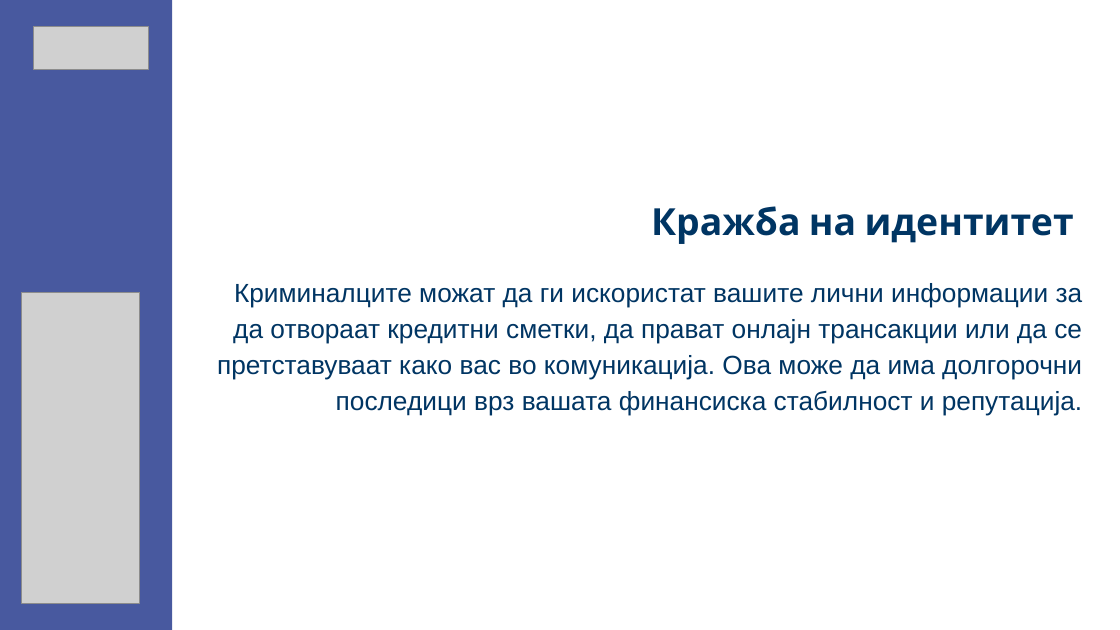
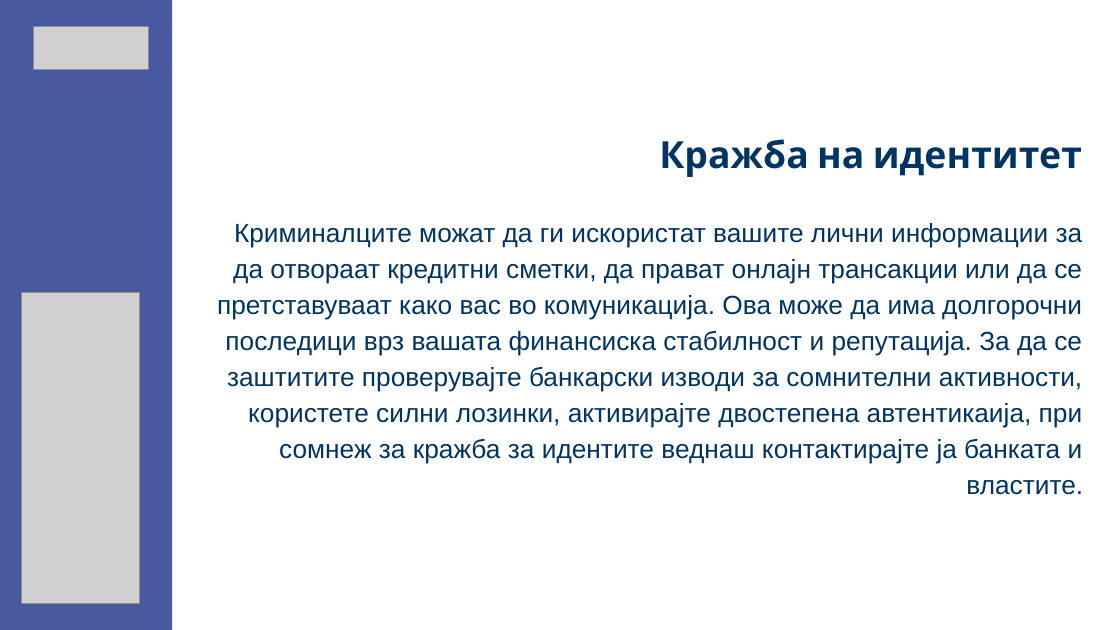
Before and after one commit to Berat02xz/FINKI-Academic-Journey, a slide deck: slide 13 of TP - Team Project/MKSafeNet Presentations/MKSafeNet_YoungAdultsPresentation.pptx (slide 11 before the commit). Drawn at 1120x630 pixels with LibreOffice and Linux fonts; fonts in the diff are those of the drawing; grey boxes stand for pictures. Boxes give left, top, right and bottom in pixels: in the first picture for what was removed or moved away, otherwise in the second. Text is boxed around its words. In the diff, an @@ line names an element or a change of style, - is before the commit and + after.

```diff
--- a/TP - Team Project/MKSafeNet Presentations/MKSafeNet_YoungAdultsPresentation.pptx
+++ b/TP - Team Project/MKSafeNet Presentations/MKSafeNet_YoungAdultsPresentation.pptx
@@ title "Кражба на идентитет": place and size @@
-title "Кражба на идентитет" at <box>651,206,1074,244</box>
+title "Кражба на идентитет" at <box>659,139,1082,177</box>
@@ text at <box>217,223,1083,495</box>: text changed @@
-Криминалците можат да ги искористат вашите лични информации за да отвораат кредитни сметки, да прават онлајн трансакции или да се претставуваат како вас во комуникација. Ова може да има долгорочни последици врз вашата финансиска стабилност и репутација.
+Криминалците можат да ги искористат вашите лични информации за да отвораат кредитни сметки, да прават онлајн трансакции или да се претставуваат како вас во комуникација. Ова може да има долгорочни последици врз вашата финансиска стабилност и репутација. За да се заштитите проверувајте банкарски изводи за сомнителни активности, користете силни лозинки, активирајте двостепена автентикаија, при сомнеж за кражба за идентите веднаш контактирајте ја банката и властите.
```
Also in this commit, not shown: 9 other slides changed, 8 slides added, 2 other files.
